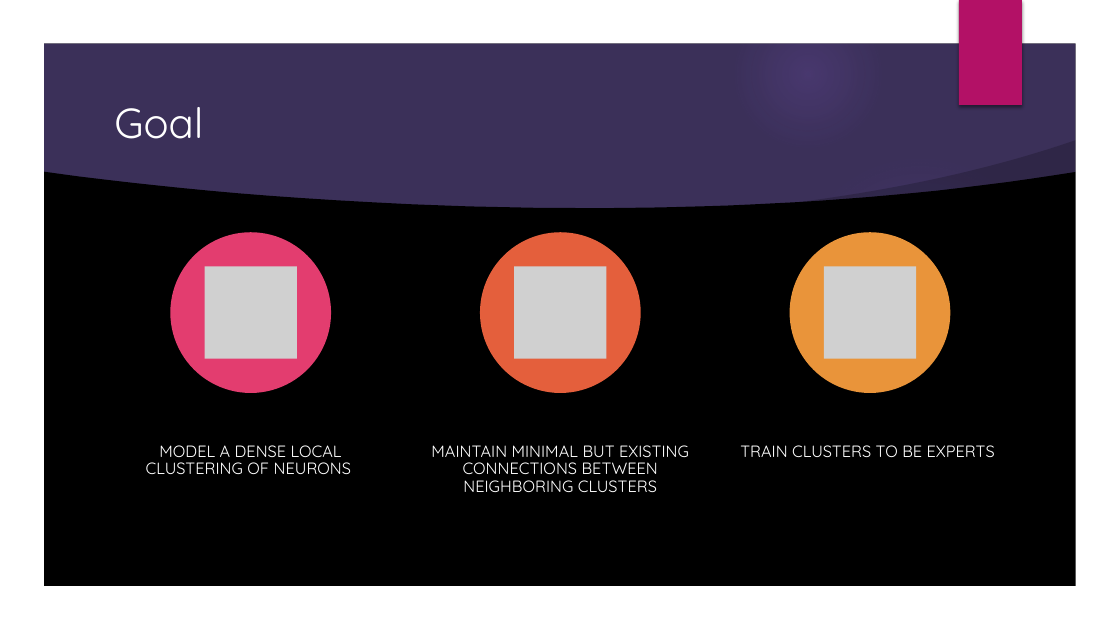
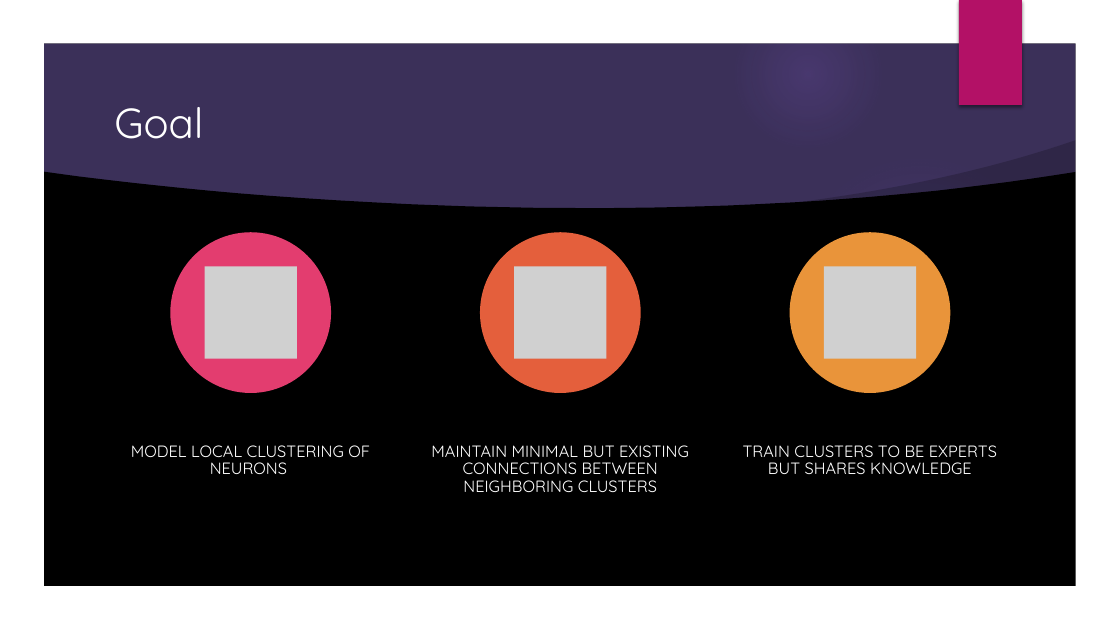
Before and after one commit to realdanielbyrne/tsneGatedMoE, a slide deck: slide 14 of PT-SNE Gated Mixture of Sparse Experts (PT-MoE).pptx (slide 7 before the commit). Drawn at 1120x630 pixels with LibreOffice and Linux fonts; fonts in the diff are those of the drawing; grey boxes stand for pictures; background and template pictures are left out. Boxes give left, top, right and bottom in pixels: in the first picture for what was removed or moved away, otherwise in the second. Text is boxed around its words. In the diff, an @@ line names an element or a change of style, - is before the commit and + after.

```diff
--- a/PT-SNE Gated Mixture of Sparse Experts (PT-MoE).pptx
+++ b/PT-SNE Gated Mixture of Sparse Experts (PT-MoE).pptx
@@ text at [131,445,370,474]: text changed @@
-MODEL A DENSE LOCAL CLUSTERING OF NEURONS
+MODEL LOCAL CLUSTERING OF NEURONS
@@ text at [743,445,997,474]: text changed @@
-TRAIN CLUSTERS TO BE EXPERTS
+TRAIN CLUSTERS TO BE EXPERTS BUT SHARES KNOWLEDGE
```
Also in this commit, not shown: 4 other slides changed, 7 slides added, 1 slide removed.
